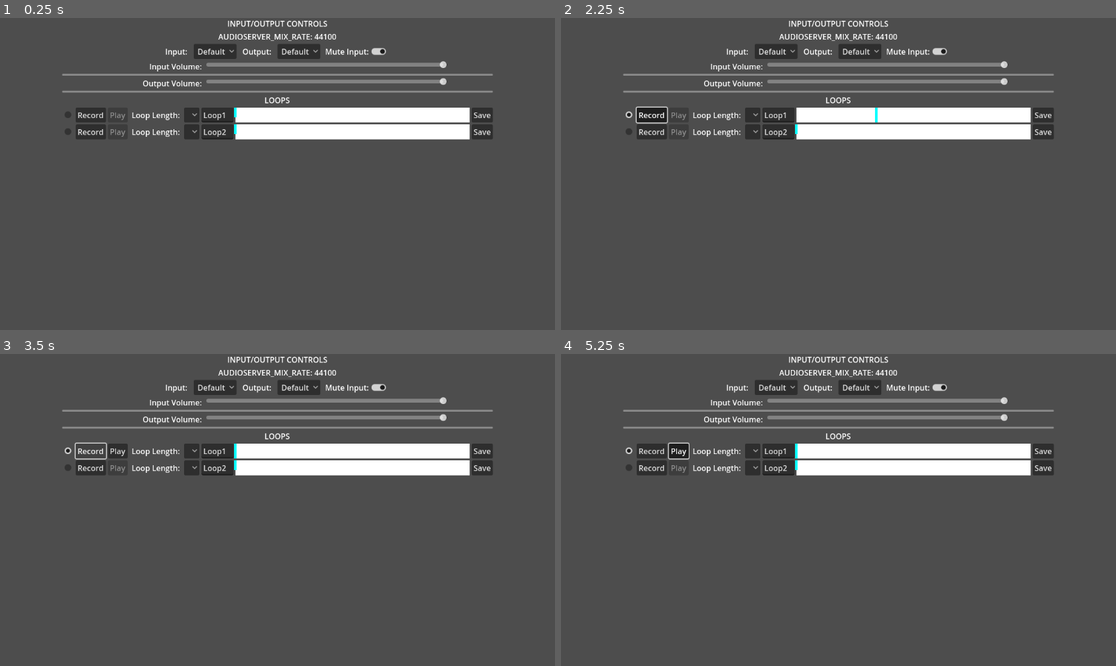
Above: before the commit, frames 1-4 (two rows, left to right).
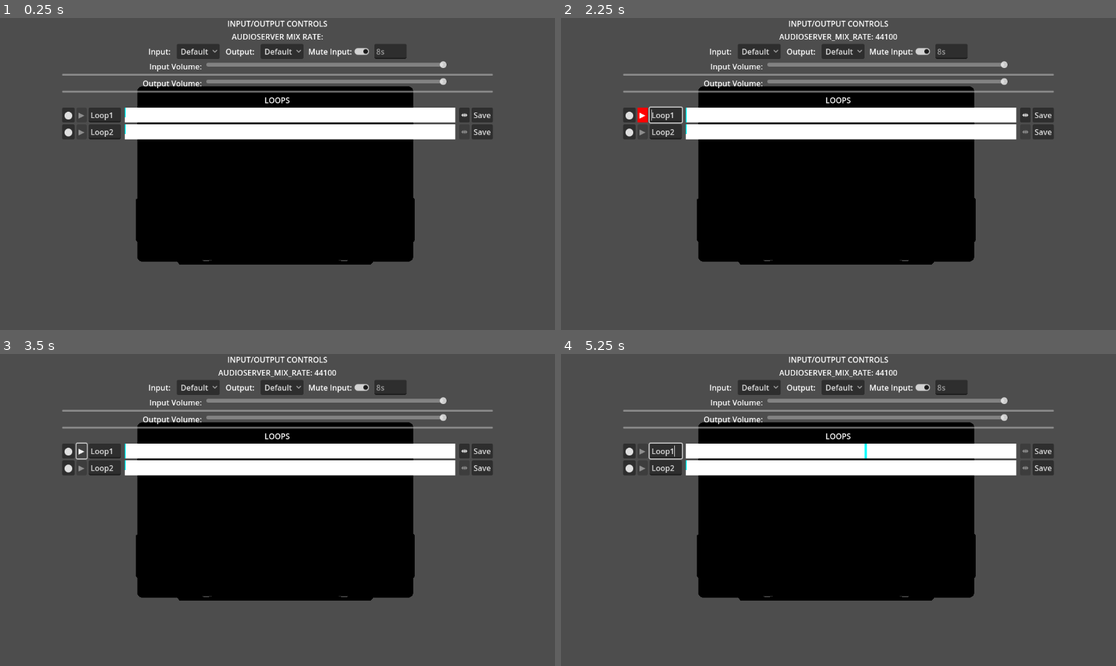
Above: after the commit, the same moments.

Repository: jls-has/Looper
Game: Godot game, scene res://Looper.tscn
Two runs of this game, one before a commit and one after it. Both use one fixed random seed, a clock stepped at 60 frames per second and the inputs below. The project has no main scene, so this scene is started directly.
Inputs (mouse positions are in pixels of both pictures, inside the frame that each line leads up to):
- Up to frame 1 (0.25 s): no input
- Up to frame 2 (2.25 s): click (627, 114) at 0.52 s; click (627, 114) at 1.25 s, where only the run after the commit has a clickable "⬤"; click (649, 114) at 2 s, where only the run before the commit has a clickable "Record"
- Up to frame 3 (3.5 s): click (83, 450) at 2.75 s, where only the run after the commit has a clickable "▶"
- Up to frame 4 (5.25 s): click (1027, 450) at 3.5 s, where only the run after the commit has a clickable "⇹"; click (755, 450) at 4.27 s; click (677, 450) at 5 s, where only the run before the commit has a clickable "Play"

The runs differ from the first frame. In frame 1, 28% of the frame differs, in the area x 11-85%, y 5-80%; in frame 2, 28%; in frame 3, 27%; in frame 4, 27%.
Error in both runs: Invalid access of index '44' on a base object of type: 'PackedByteArray'. (res://AudioLoader.gd:70)

Commit message:
loops working

Diff:
--- a/Global.gd
+++ b/Global.gd
@@ -2,9 +2,10 @@
 
 var loops_ready: int= 0
 var audioserver_mix_rate : int
-var longest_length : float
+var loop_length : float = 3.0
 var sync_loop : AudioStreamPlayer
-
+var temp_dir : String = "user://"
+#var global_sync := false
 
 # Called when the node enters the scene tree for the first time.
 func _ready() -> void:
@@ -16,3 +17,6 @@
 # Called every frame. 'delta' is the elapsed time since the previous frame.
 func _process(delta: float) -> void:
 	pass
+
+func update_audioserver_mix_rate()->void:
+	Global.audioserver_mix_rate = AudioServer.get_mix_rate()
--- a/Loop.gd
+++ b/Loop.gd
@@ -11,30 +11,36 @@
 var loop_num : int
 var my_bus_idx : int
 var recording := false
+var sliding := false
+var slide_start_x : float
+var trim_frames_begin: int
+var trim_frames_end: int
 var loop_data : PackedVector2Array = []
 var loop_segment_a : PackedVector2Array = []
 var loop_segment_b : PackedVector2Array = []
-var data_size : int
+var loop_segment_c : PackedVector2Array = []
+var data_limit : int
+var segment_limit : int
 var timer : float = 0
 var loop_bit_depth := 32
 var loop_mix_rate := 48000
 var loop_channels := 2
-var temp_dir : String = "user://"
+
 var record_position : float
-
-
-@export var loop_name : String = "Loop"
-
-@export var loop_length : float = 3.0 : set = set_loop_length
-func set_loop_length(v: float)->void:
-	loop_length = v
-
+var record_start_p : float
+
+
+@export var loop_name : String = "Loop" : set = set_loop_name
+func set_loop_name(v: String)->void:
+	delete_wav(Global.temp_dir, loop_name)
+	loop_name = v
+	$Name.set_text(loop_name)
 
 func _ready() -> void:
 
 	loop_num = Global.loops_ready + 1
-	loop_name += str(loop_num)
-	$Name.text = loop_name
+	set_loop_name(loop_name + str(loop_num))
+	#$Name.text = loop_name
 
 	var mic_bus = AudioServer.get_bus_index("Microphone")
 	mic_record = AudioServer.get_bus_effect(mic_bus, 1)
@@ -59,34 +65,114 @@
 	Global.loops_ready += 1
 
 func _process(delta: float) -> void:
-	if recording:
-		if loop_segment_a.size()+loop_segment_b.size() < data_size:
-			var capture_frames : int = min(data_size-loop_data.size(), mic_capture.get_frames_available())
-			timer += delta
-			record_position += timer
-			if record_position < loop_length:
+	if $RecordTimer/PopupPanel.visible:
+		$RecordTimer/PopupPanel/Label.text = str($RecordTimer.time_left)
+	elif recording:
+		var captured_data_size : int = loop_segment_a.size()+loop_segment_b.size()
+		if captured_data_size < data_limit:
+			if captured_data_size < segment_limit:
+				var capture_frames : int = min(segment_limit-captured_data_size, mic_capture.get_frames_available())
 				loop_segment_b.append_array(mic_capture.get_buffer(capture_frames))
 			else:
+				var capture_frames : int = min(data_limit-captured_data_size, mic_capture.get_frames_available())
 				loop_segment_a.append_array(mic_capture.get_buffer(capture_frames))
 
+			timer += delta
+			record_position += delta
+			#if record_position < loop_length:
+
+			#else:
+			#	loop_segment_a.append_array(mic_capture.get_buffer(capture_frames))
+
 		else:
+			#zero_beginning()
 			loop_data.append_array(loop_segment_a)
 			loop_data.append_array(loop_segment_b)
 			print("recorded for ", timer, " seconds.")
 			timer = 0.0
 			playhead.position.x = 0.0
 			$Record.set_pressed(false)
-			loop_segment_a = []
-			loop_segment_b = []
-		var p_position = wrapf(record_position, 0, loop_length)
-		playhead.position.x = remap(p_position, 0, loop_length, 0, waveform_width)
-
-
-	if $MyLoop.is_playing():
+
+		var p_position = wrapf(record_position, 0, Global.loop_length)
+		#print(record_position)
+		playhead.position.x = remap(p_position, 0, Global.loop_length, 0, waveform_width)
+
+
+	elif $MyLoop.is_playing():
 		var p :float= $MyLoop.get_playback_position()
-		playhead.position.x = remap(p, 0.0, loop_length, 0.0, waveform_width)
+		playhead.position.x = remap(p, 0.0, Global.loop_length, 0.0, waveform_width)
+
+	elif sliding:
+
+		var mouse_x: = get_global_mouse_position().x
+		var mouse_dif := mouse_x-slide_start_x
+		if Input.is_action_pressed("slide_right"): slide_start_x -= 1
+		elif Input.is_action_pressed("slide_left"): slide_start_x +=1
+		var l_wave : Line2D = $Waveform/left_wave
+
+		#var l_points : PackedVector2Array = l_wave.get_points()
+		#l_wave.position.x +=mouse_dif
+
+		trim_frames_begin = 0
+		trim_frames_end = 0
+		var points: int = l_wave.get_point_count()
+		l_wave.position.x = mouse_dif
+		l_wave.position.x = wrap(l_wave.position.x, -waveform_width, waveform_width)
+		if Input.is_action_just_pressed("slide_end"):
+			$Slide.set_pressed(false)
+		#l_wave.position.x = clamp(l_wave.position.x, -waveform_width, waveform_width)
+#		for i in points:
+#			var pos := l_wave.get_point_position(i)
+#			pos.x+=mouse_dif
+#			if pos.x > waveform_width:
+#				trim_frames_end += 1
+#				pos.x = 0
+#				l_wave.remove_point(i)
+#				l_wave.add_point(pos,0)
+#			elif pos.x < 0.0:
+#				trim_frames_begin += 1
+#				pos.x = waveform_width
+#				l_wave.remove_point(i)
+#				l_wave.add_point(pos)
+#			else:
+#				l_wave.set_point_position(i, pos)
+#
+
+
+
+			#if l_wave.points[i].x + mouse_dif >
+		#for f in l_wave.points:
+		#	if f.x + mouse_dif > waveform_width:
+		#		trim_frames_end+= 1
+		#		var p :=Vector2(0, f.y)
+
+		#	elif f.x + mouse_dif < waveform_width:
+		#		trim_frames_begin += 1
+		#print(l_wave.position)
+		#print("trim begin: ", trim_frames_begin, " trim end: ", trim_frames_end, " mouse_dif: ", mouse_dif, " waveform width: ", waveform_width)
+		#loop_segment_a.append_array(loop_segment_b)
+		#loop_segment_a.append_array(loop_segment_c)
+		#l_wave.clear_points()
+		#l_wave.set_points(loop_segment_a)
+
+
+func zero_fill(frames:int)->PackedVector2Array:
+	var fill_size :int = Global.loop_length * Global.audioserver_mix_rate
+	fill_size -= data_limit
+	var temp_frames : PackedVector2Array = []
+	if fill_size>0:
+		for each in fill_size:
+			temp_frames.append(Vector2.ZERO)
+	return temp_frames
 
 func update_waveform_box()->void:
+	if Global.sync_loop == null or Global.sync_loop == $MyLoop:
+		$nullbox.set_stretch_ratio(0.0)
+		$nullbox2.set_stretch_ratio(0.0)
+#	else:
+#		if record_start_p>0.0:
+#			$
+
 	waveform_width = $Waveform.size.x
 	waveform_height = $Waveform.size.y
 	waveform_begin = $Waveform.position.x
@@ -95,35 +181,47 @@
 
 
 func _on_record_toggled(button_pressed: bool) -> void:
-	recording = button_pressed
+	Global.update_audioserver_mix_rate()
+
 	update_waveform_box()
 
 	if button_pressed:
-
-		loop_data = []
+		if $Play.pressed:
+			$Play.set_pressed(false)
+		$RecordTimer.start()
+		$RecordTimer/PopupPanel.visible= true
+		await $RecordTimer.timeout
+		recording = button_pressed
+		clear_data()
 		mic_capture.clear_buffer()
-		data_size = loop_length * Global.audioserver_mix_rate
-		loop_bit_depth = 32
-		loop_channels = 2
-		loop_mix_rate = Global.audioserver_mix_rate
+		update_wav_data()
 		$MyLoop.stop()
 		$Play.set_pressed_no_signal(false)
 		$Play.set_disabled(true)
+		$Slide.set_disabled(true)
+		data_limit = Global.loop_length * Global.audioserver_mix_rate
 		if Global.sync_loop:
 			record_position = Global.sync_loop.get_playback_position()# + AudioServer.get_time_since_last_mix()
-			record_position -= AudioServer.get_output_latency() + AudioServer.get_time_to_next_mix()
+
+			segment_limit = (Global.loop_length - record_position) * Global.audioserver_mix_rate
+			#record_position -= AudioServer.get_output_latency() + AudioServer.get_time_to_next_mix()
 			#record_position -= mic_capture.buffer_length
 		else:
 			record_position = 0.0
+			segment_limit = data_limit
+		record_start_p = record_position
 		#print("loop length: ", loop_length, "  audioserver mix rate: ", Global.audioserver_mix_rate)
 		#print("data size: ", data_size)
 	else:
+		recording = button_pressed
+		if Global.sync_loop == null:
+			Global.sync_loop = $MyLoop
 		print(loop_name, " data is this big: ", loop_data.size())
 		print("Audio Server Mix Rate: ", AudioServer.get_mix_rate())
-		print("samples per second: ", loop_data.size()/loop_length)
+		print("samples per second: ", loop_data.size()/Global.loop_length)
 		#print("output latency: ", AudioServer.get_output_latency())
 
-		var temp_path : String = temp_dir+loop_name+".wav"
+		var temp_path : String = Global.temp_dir+loop_name+".wav"
 		#create_sample()
 		create_wav(temp_path)
 		draw_waveform()
@@ -131,6 +229,8 @@
 		var play_stream : AudioStreamWAV = audio_loader.loadfile(temp_path)
 		$MyLoop.set_stream(play_stream)
 		$Play.set_disabled(false)
+		$Slide.set_disabled(false)
+		$Play.set_pressed(true)
 
 #	if mic_record.is_recording_active():
 #		$Record.set_pressed_no_signal(false)
@@ -196,10 +296,11 @@
 	for p in points:
 		var d : Vector2 = loop_data[p]
 		var x : float = remap(p, 0, points, 0, waveform_width)
-		var l_y : float = remap(d.x, -1, 1, 0, waveform_height)
-		var r_y : float = remap(d.y, -1, 1, 0, waveform_height)
+		var l_y : float = remap(d.x, 0.5, -0.5, 0, waveform_height)
+		var r_y : float = remap(d.y, 0.5, -0.5, 0, waveform_height)
 		left_line.add_point(Vector2(x,l_y))
 		right_line.add_point(Vector2(x, r_y))
+
 
 func _on_save_pressed() -> void:
 	if loop_data.size() == 0:
@@ -210,29 +311,97 @@
 		$SaveFileDialog.set_filters(PackedStringArray(["*.wav ; WAV files"]))
 		$SaveFileDialog.visible = true
 
-
-
 func _on_save_file_dialog_file_selected(path: String) -> void:
 	pass
-
 
 func _on_play_toggled(button_pressed: bool) -> void:
 	if button_pressed:
 		#$MyLoop.play()
 		for l in get_tree().get_nodes_in_group("loop_audiostream"):
-			l.play()
+			if l.is_playing():
+				l.play()
+			$MyLoop.play()
+		#$Slide.set_disabled(true)
 	else:
 		$MyLoop.stop()
+		$Slide.set_disabled(false)
 	print(loop_name, " playing: ", $MyLoop.is_playing())
 
 func delete_wav(path:String, filename:String)->void:
 	var dir :=DirAccess.open(path)
 	var err := dir.remove(filename)
 
+func clear_data()->void:
+	loop_data = []
+	loop_segment_a = []
+	loop_segment_b = []
+
+
+func update_wav_data()->void:
+	loop_bit_depth = 32
+	loop_channels = 2
+	loop_mix_rate = Global.audioserver_mix_rate
+
 func _exit_tree() -> void:
-	delete_wav(temp_dir, loop_name+".wav")
-
-func _on_sync_loop_toggled(button_pressed: bool) -> void:
+	delete_wav(Global.temp_dir, loop_name+".wav")
+
+
+func _on_name_text_changed(new_text: String) -> void:
+	set_loop_name(new_text)
+
+
+func _on_slide_toggled(button_pressed: bool) -> void:
+	if $Play.pressed:
+		$Play.set_pressed(false)
+	sliding = button_pressed
+	slide_start_x = get_global_mouse_position().x
+	var left_wave :Line2D=$Waveform/left_wave
 	if button_pressed:
-		Global.sync_loop = $MyLoop
-		print(Global.sync_loop)
+		left_wave.add_child(left_wave.duplicate())
+		left_wave.add_child(left_wave.duplicate())
+		left_wave.get_child(0).position.x -= waveform_width
+		left_wave.get_child(1).position.x += waveform_width
+	else:
+		#print("Final Position: ", $Waveform/left_wave.position)
+		for each in left_wave.get_children():
+			each.queue_free()
+		trim_frames_begin = 0
+		trim_frames_end = 0
+		loop_segment_a = []
+		loop_segment_b = []
+		loop_segment_c = []
+		var frames = left_wave.get_point_count()
+		for i in frames:
+			var pos := left_wave.get_point_position(i) +Vector2(left_wave.position.x, 0)
+			if pos.x < 0:
+				#trim_frames_begin += 1
+				loop_segment_c.append(loop_data[i])
+			elif pos.x > waveform_width:
+				loop_segment_a.append(loop_data[i])
+			else:
+				loop_segment_b.append(loop_data[i])
+
+		left_wave.position.x = 0
+
+		loop_data = []
+		loop_data.append_array(loop_segment_a)
+		loop_data.append_array(loop_segment_b)
+		loop_data.append_array(loop_segment_c)#
+
+		_on_record_toggled(false)
+#		loop_segment_a = []
+#		loop_segment_b = []
+#		loop_segment_c = []
+#
+#		if trim_frames_begin > 0:
+#			loop_segment_a =
+#		elif trim_frames_end>0:
+#			pass
+
+		#print("begin trim: ", trim_frames_begin, " end trim: ", trim_frames_end)
+
+
+
+
+func _on_record_timer_timeout() -> void:
+	$RecordTimer/PopupPanel.visible = false
--- a/Looper.gd
+++ b/Looper.gd
@@ -14,13 +14,14 @@
 	input_spectrum = AudioServer.get_bus_effect_instance(mic_index,1)
 	set_audioserver_mix_rate()
 
-func set_audioserver_mix_rate()->void:
-	Global.audioserver_mix_rate = AudioServer.get_mix_rate()
-	$VBoxContainer/LabelAudioServerMixRate.text = "AudioServer_Mix_Rate: " + str(Global.audioserver_mix_rate)
 
 func _on_monitor_input_toggled(button_pressed: bool) -> void:
 	AudioServer.set_bus_mute(mic_index, button_pressed)
 
+func set_audioserver_mix_rate()->void:
+	await get_tree().create_timer(0.5).timeout
+	Global.update_audioserver_mix_rate()
+	$VBoxContainer/LabelAudioServerMixRate.text = "AudioServer_Mix_Rate: " + str(Global.audioserver_mix_rate)
 
 
 func _on_audio_input_option_button_item_selected(index: int) -> void:
--- a/Looper.tscn
+++ b/Looper.tscn
@@ -1,15 +1,19 @@
-[gd_scene load_steps=11 format=3 uid="uid://beujo75sfrs56"]
+[gd_scene load_steps=15 format=3 uid="uid://beujo75sfrs56"]
 
 [ext_resource type="Script" path="res://AudioInputOptionButton.gd" id="1_kvtby"]
 [ext_resource type="Script" path="res://Looper.gd" id="1_w8q4m"]
+[ext_resource type="ArrayMesh" uid="uid://3qf1pdwqeruk" path="res://kassette_obj.obj" id="2_o1b8w"]
 [ext_resource type="Script" path="res://AudioOutputOptionButton2.gd" id="2_qqhrp"]
 [ext_resource type="PackedScene" uid="uid://b8dqnbpwmego3" path="res://volume_slider.tscn" id="3_8m5rf"]
 [ext_resource type="Script" path="res://VolumeBar.gd" id="5_0cpto"]
 [ext_resource type="PackedScene" uid="uid://veuv6khnbd3e" path="res://loop.tscn" id="6_djsil"]
 
+[sub_resource type="CameraAttributesPractical" id="CameraAttributesPractical_307ka"]
+dof_blur_near_enabled = true
+dof_blur_near_distance = 8192.0
+dof_blur_amount = 0.28
+
 [sub_resource type="AudioStreamMicrophone" id="AudioStreamMicrophone_2cahy"]
-
-[sub_resource type="ButtonGroup" id="ButtonGroup_25t5t"]
 
 [sub_resource type="AudioStreamWAV" id="AudioStreamWAV_twggt"]
 format = 1
@@ -17,7 +21,15 @@
 mix_rate = 4800
 stereo = true
 
-[sub_resource type="ButtonGroup" id="ButtonGroup_34fri"]
+[sub_resource type="Theme" id="Theme_eu6w4"]
+
+[sub_resource type="StyleBoxFlat" id="StyleBoxFlat_wcpvs"]
+bg_color = Color(1, 0, 0, 1)
+
+[sub_resource type="Theme" id="Theme_maark"]
+
+[sub_resource type="StyleBoxFlat" id="StyleBoxFlat_j32qw"]
+bg_color = Color(1, 0, 0, 1)
 
 [node name="Looper" type="Control"]
 layout_mode = 3
@@ -30,6 +42,28 @@
 size_flags_vertical = 3
 script = ExtResource("1_w8q4m")
 
+[node name="SubViewportContainer" type="SubViewportContainer" parent="."]
+layout_mode = 1
+anchors_preset = 15
+anchor_right = 1.0
+anchor_bottom = 1.0
+grow_horizontal = 2
+grow_vertical = 2
+stretch = true
+
+[node name="SubViewport" type="SubViewport" parent="SubViewportContainer"]
+transparent_bg = true
+handle_input_locally = false
+size = Vector2i(1152, 648)
+
+[node name="Camera3D" type="Camera3D" parent="SubViewportContainer/SubViewport"]
+attributes = SubResource("CameraAttributesPractical_307ka")
+
+[node name="KassetteObj" type="MeshInstance3D" parent="SubViewportContainer/SubViewport"]
+transform = Transform3D(-1, -8.74228e-08, 3.82137e-15, 0, -4.37114e-08, -1, 8.74228e-08, -1, 4.37114e-08, -0.008, 0, -0.777)
+mesh = ExtResource("2_o1b8w")
+skeleton = NodePath("../../..")
+
 [node name="Microphone" type="AudioStreamPlayer" parent="."]
 stream = SubResource("AudioStreamMicrophone_2cahy")
 autoplay = true
@@ -72,11 +106,11 @@
 selected = 0
 popup/item_0/text = "Default"
 popup/item_0/id = 0
-popup/item_1/text = "Headset (MPOW-059 Hands-Free AG Audio)"
+popup/item_1/text = "Microphone (Steam Streaming Microphone)"
 popup/item_1/id = 1
-popup/item_2/text = "Microphone (Steam Streaming Microphone)"
+popup/item_2/text = "Microphone (Realtek Audio)"
 popup/item_2/id = 2
-popup/item_3/text = "Microphone (Realtek Audio)"
+popup/item_3/text = "Microphone (H6)"
 popup/item_3/id = 3
 script = ExtResource("1_kvtby")
 
@@ -86,27 +120,29 @@
 
 [node name="AudioOutputOptionButton2" type="OptionButton" parent="VBoxContainer/HBoxContainer"]
 layout_mode = 2
-item_count = 7
+item_count = 6
 selected = 0
 popup/item_0/text = "Default"
 popup/item_0/id = 0
-popup/item_1/text = "Headset (MPOW-059 Hands-Free AG Audio)"
+popup/item_1/text = "Headphones (Oculus Virtual Audio Device)"
 popup/item_1/id = 1
-popup/item_2/text = "Headphones (Oculus Virtual Audio Device)"
+popup/item_2/text = "Speakers / Headphones (Realtek Audio)"
 popup/item_2/id = 2
-popup/item_3/text = "Speakers / Headphones (Realtek Audio)"
+popup/item_3/text = "Speakers (Steam Streaming Microphone)"
 popup/item_3/id = 3
-popup/item_4/text = "Speakers (Steam Streaming Microphone)"
+popup/item_4/text = "Speakers (Steam Streaming Speakers)"
 popup/item_4/id = 4
-popup/item_5/text = "Headphones (MPOW-059 Stereo)"
+popup/item_5/text = "Headphones (H6)"
 popup/item_5/id = 5
-popup/item_6/text = "Speakers (Steam Streaming Speakers)"
-popup/item_6/id = 6
 script = ExtResource("2_qqhrp")
 
 [node name="MonitorInput" type="CheckButton" parent="VBoxContainer/HBoxContainer"]
 layout_mode = 2
 text = "Mute Input:"
+
+[node name="LineEdit" type="LineEdit" parent="VBoxContainer/HBoxContainer"]
+layout_mode = 2
+placeholder_text = "8s"
 
 [node name="HBoxContainer4" type="HBoxContainer" parent="VBoxContainer"]
 layout_mode = 2
@@ -166,10 +202,7 @@
 [node name="Loop" parent="VBoxContainer" instance=ExtResource("6_djsil")]
 layout_mode = 2
 
-[node name="SyncLoop" parent="VBoxContainer/Loop" index="0"]
-button_group = SubResource("ButtonGroup_25t5t")
-
-[node name="Name" parent="VBoxContainer/Loop" index="5"]
+[node name="Name" parent="VBoxContainer/Loop" index="2"]
 placeholder_text = "loopName"
 
 [node name="MyLoop" parent="VBoxContainer/Loop" index="8"]
@@ -178,11 +211,19 @@
 [node name="Loop2" parent="VBoxContainer" instance=ExtResource("6_djsil")]
 layout_mode = 2
 
-[node name="SyncLoop" parent="VBoxContainer/Loop2" index="0"]
-button_group = SubResource("ButtonGroup_34fri")
-
-[node name="Name" parent="VBoxContainer/Loop2" index="5"]
+[node name="Record" parent="VBoxContainer/Loop2" index="0"]
+theme = SubResource("Theme_eu6w4")
+theme_override_styles/pressed = SubResource("StyleBoxFlat_wcpvs")
+
+[node name="Play" parent="VBoxContainer/Loop2" index="1"]
+theme = SubResource("Theme_maark")
+theme_override_styles/pressed = SubResource("StyleBoxFlat_j32qw")
+
+[node name="Name" parent="VBoxContainer/Loop2" index="2"]
 placeholder_text = "loopName"
+
+[node name="Slide" parent="VBoxContainer/Loop2" index="6"]
+disabled = true
 
 [node name="MyLoop" parent="VBoxContainer/Loop2" index="8" groups=["loop_stream_player"]]
 stream = SubResource("AudioStreamWAV_twggt")
--- a/default_bus_layout.tres
+++ b/default_bus_layout.tres
@@ -1,7 +1,10 @@
-[gd_resource type="AudioBusLayout" load_steps=5 format=3 uid="uid://cl6ogcvywejrb"]
+[gd_resource type="AudioBusLayout" load_steps=6 format=3 uid="uid://cl6ogcvywejrb"]
 
 [sub_resource type="AudioEffectSpectrumAnalyzer" id="AudioEffectSpectrumAnalyzer_70jyg"]
 resource_name = "SpectrumAnalyzer"
+
+[sub_resource type="AudioEffectReverb" id="AudioEffectReverb_u5juy"]
+resource_name = "Reverb"
 
 [sub_resource type="AudioEffectSpectrumAnalyzer" id="AudioEffectSpectrumAnalyzer_0q4lo"]
 resource_name = "SpectrumAnalyzer"
@@ -15,6 +18,8 @@
 [resource]
 bus/0/effect/0/effect = SubResource("AudioEffectSpectrumAnalyzer_70jyg")
 bus/0/effect/0/enabled = true
+bus/0/effect/1/effect = SubResource("AudioEffectReverb_u5juy")
+bus/0/effect/1/enabled = false
 bus/1/name = &"Microphone"
 bus/1/solo = false
 bus/1/mute = true
--- a/loop.tscn
+++ b/loop.tscn
@@ -1,40 +1,43 @@
-[gd_scene load_steps=4 format=3 uid="uid://veuv6khnbd3e"]
+[gd_scene load_steps=5 format=3 uid="uid://veuv6khnbd3e"]
 
 [ext_resource type="Script" path="res://Loop.gd" id="1_36280"]
 
-[sub_resource type="ButtonGroup" id="ButtonGroup_on6ap"]
+[sub_resource type="StyleBoxFlat" id="StyleBoxFlat_8f5av"]
+bg_color = Color(1, 0, 0, 1)
+
+[sub_resource type="StyleBoxFlat" id="StyleBoxFlat_brnun"]
+bg_color = Color(1, 0, 0, 1)
 
 [sub_resource type="AudioStream" id="AudioStream_38brc"]
 
 [node name="Loop" type="HBoxContainer"]
 script = ExtResource("1_36280")
 
-[node name="SyncLoop" type="CheckBox" parent="."]
-layout_mode = 2
-button_group = SubResource("ButtonGroup_on6ap")
-
 [node name="Record" type="Button" parent="."]
 layout_mode = 2
+theme_override_styles/pressed = SubResource("StyleBoxFlat_8f5av")
 toggle_mode = true
-text = "Record"
+text = "⬤"
 
 [node name="Play" type="Button" parent="."]
 layout_mode = 2
+theme_override_styles/pressed = SubResource("StyleBoxFlat_brnun")
 disabled = true
 toggle_mode = true
-text = "Play"
-
-[node name="Label" type="Label" parent="."]
-layout_mode = 2
-text = " Loop Length: "
-
-[node name="LoopLength" type="OptionButton" parent="."]
-layout_mode = 2
+text = "▶"
 
 [node name="Name" type="LineEdit" parent="."]
 layout_mode = 2
+text = "loop_nam"
+
+[node name="nullbox" type="ColorRect" parent="."]
+layout_mode = 2
+size_flags_horizontal = 3
+size_flags_stretch_ratio = 0.0
+color = Color(0.392157, 0.392157, 0.392157, 1)
 
 [node name="Waveform" type="ColorRect" parent="."]
+clip_contents = true
 layout_mode = 2
 size_flags_horizontal = 3
 
@@ -51,6 +54,18 @@
 width = 1.0
 default_color = Color(0, 0, 1, 1)
 
+[node name="nullbox2" type="ColorRect" parent="."]
+layout_mode = 2
+size_flags_horizontal = 3
+size_flags_stretch_ratio = 0.0
+color = Color(0.392157, 0.392157, 0.392157, 1)
+
+[node name="Slide" type="Button" parent="."]
+layout_mode = 2
+theme_override_styles/pressed = SubResource("StyleBoxFlat_brnun")
+toggle_mode = true
+text = "⇹"
+
 [node name="Save" type="Button" parent="."]
 layout_mode = 2
 text = "Save"
@@ -63,8 +78,25 @@
 ok_button_text = "Save"
 access = 2
 
-[connection signal="toggled" from="SyncLoop" to="." method="_on_sync_loop_toggled"]
+[node name="RecordTimer" type="Timer" parent="."]
+wait_time = 3.0
+one_shot = true
+
+[node name="PopupPanel" type="PopupPanel" parent="RecordTimer"]
+
+[node name="Label" type="Label" parent="RecordTimer/PopupPanel"]
+offset_left = 4.0
+offset_top = 4.0
+offset_right = 96.0
+offset_bottom = 96.0
+text = "Timer"
+horizontal_alignment = 1
+vertical_alignment = 1
+
 [connection signal="toggled" from="Record" to="." method="_on_record_toggled"]
 [connection signal="toggled" from="Play" to="." method="_on_play_toggled"]
+[connection signal="text_changed" from="Name" to="." method="_on_name_text_changed"]
+[connection signal="toggled" from="Slide" to="." method="_on_slide_toggled"]
 [connection signal="pressed" from="Save" to="." method="_on_save_pressed"]
 [connection signal="file_selected" from="SaveFileDialog" to="." method="_on_save_file_dialog_file_selected"]
+[connection signal="timeout" from="RecordTimer" to="." method="_on_record_timer_timeout"]
--- a/project.godot
+++ b/project.godot
@@ -24,6 +24,25 @@
 
 Global="*res://Global.gd"
 
+[input]
+
+slide_left={
+"deadzone": 0.5,
+"events": [Object(InputEventKey,"resource_local_to_scene":false,"resource_name":"","device":-1,"window_id":0,"alt_pressed":false,"shift_pressed":false,"ctrl_pressed":false,"meta_pressed":false,"pressed":false,"keycode":0,"physical_keycode":65,"key_label":0,"unicode":97,"echo":false,"script":null)
+]
+}
+slide_right={
+"deadzone": 0.5,
+"events": [Object(InputEventKey,"resource_local_to_scene":false,"resource_name":"","device":-1,"window_id":0,"alt_pressed":false,"shift_pressed":false,"ctrl_pressed":false,"meta_pressed":false,"pressed":false,"keycode":0,"physical_keycode":68,"key_label":0,"unicode":101,"echo":false,"script":null)
+]
+}
+slide_end={
+"deadzone": 0.5,
+"events": [Object(InputEventMouseButton,"resource_local_to_scene":false,"resource_name":"","device":-1,"window_id":0,"alt_pressed":false,"shift_pressed":false,"ctrl_pressed":false,"meta_pressed":false,"button_mask":1,"position":Vector2(278, 22),"global_position":Vector2(282, 65),"factor":1.0,"button_index":1,"pressed":true,"double_click":false,"script":null)
+, Object(InputEventKey,"resource_local_to_scene":false,"resource_name":"","device":-1,"window_id":0,"alt_pressed":false,"shift_pressed":false,"ctrl_pressed":false,"meta_pressed":false,"pressed":false,"keycode":0,"physical_keycode":83,"key_label":0,"unicode":111,"echo":false,"script":null)
+]
+}
+
 [rendering]
 
 renderer/rendering_method="mobile"
Not shown, added: kassette_obj.mtl
Not shown, added: kassette_obj.obj
Not shown, added: kassette_obj.obj.import
